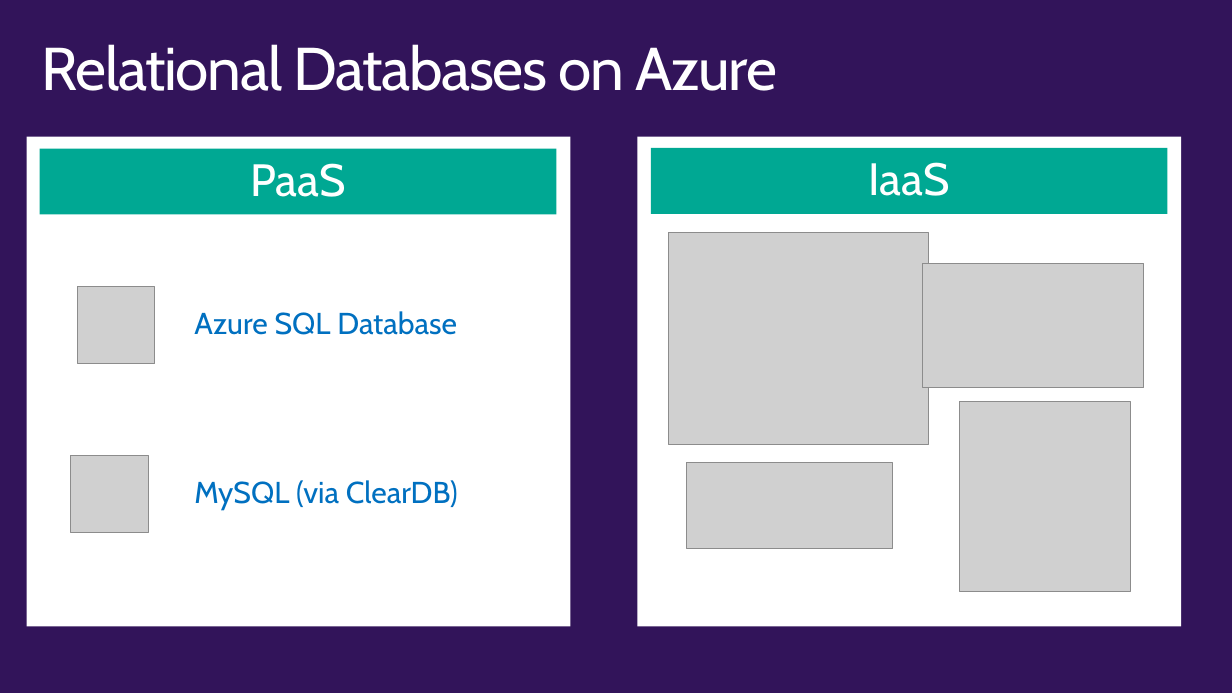
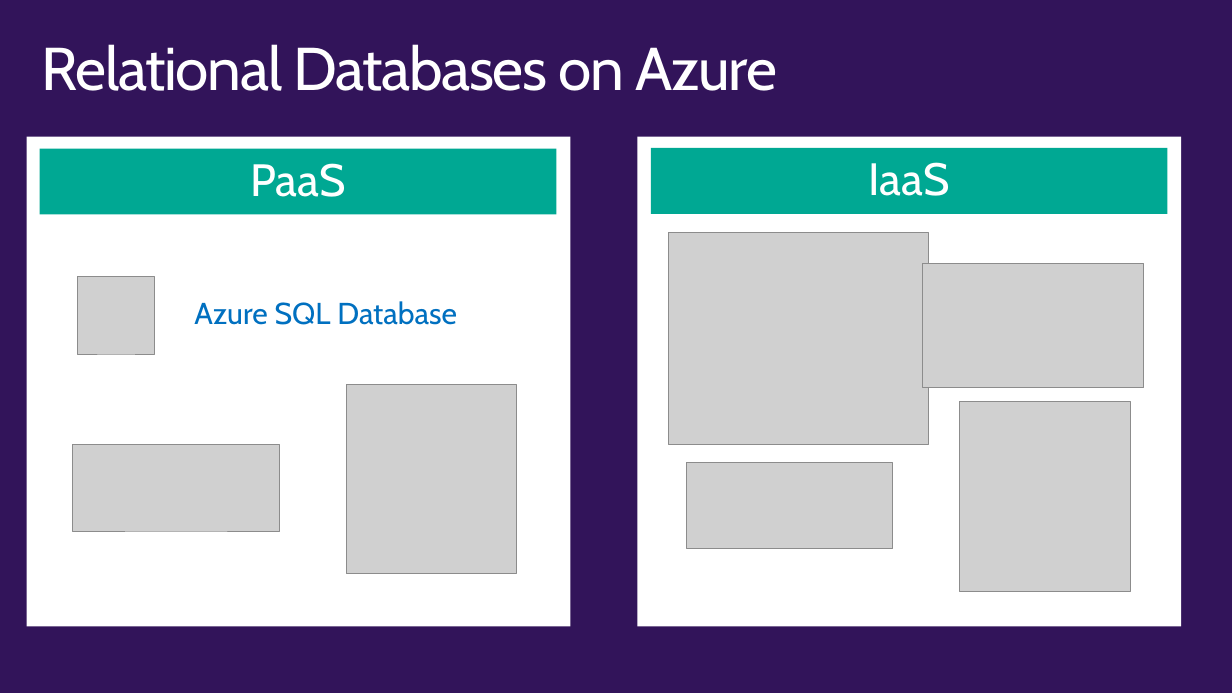
Before and after one commit to wely/DevCamp, a slide deck: slide 26 of Presentation/Module02-ModernCloudApps.pptx. Drawn at 1232x693 pixels with LibreOffice and Linux fonts; fonts in the diff are those of the drawing; grey boxes stand for pictures; background and template pictures are left out. Boxes give left, top, right and bottom in pixels: in the first picture for what was removed or moved away, otherwise in the second. Text is boxed around its words. In the diff, an @@ line names an element or a change of style, - is before the commit and + after.

```diff
--- a/Presentation/Module02-ModernCloudApps.pptx
+++ b/Presentation/Module02-ModernCloudApps.pptx
@@ picture: place and size @@
-picture at box(78, 286, 155, 363)
+picture at box(78, 276, 155, 353)
@@ text "Azure SQL Database": place and size @@
-text "Azure SQL Database" at box(194, 311, 457, 335)
+text "Azure SQL Database" at box(194, 301, 457, 325)
@@ picture added at box(346, 384, 516, 573) @@
@@ picture added at box(73, 445, 280, 531) @@
@@ picture removed at box(71, 455, 148, 532) @@
@@ text removed at box(194, 480, 458, 510) @@
-MySQL (via ClearDB)
```
Also in this commit, not shown: 5 other slides changed, 4 slides removed.
